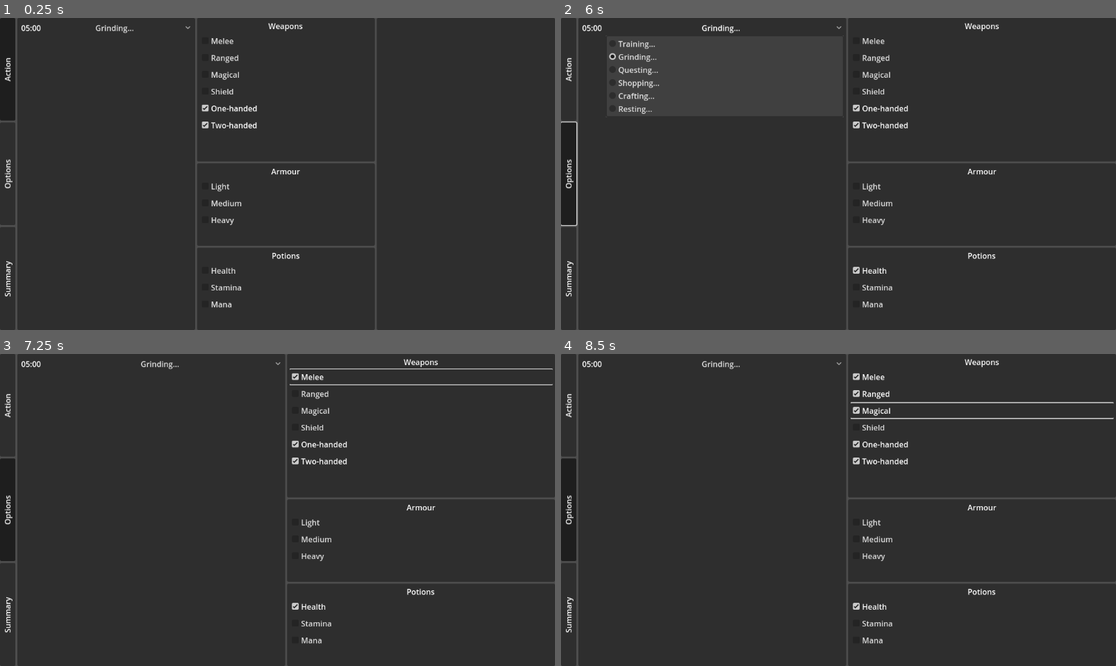
Above: before the commit, frames 1-4 (two rows, left to right).
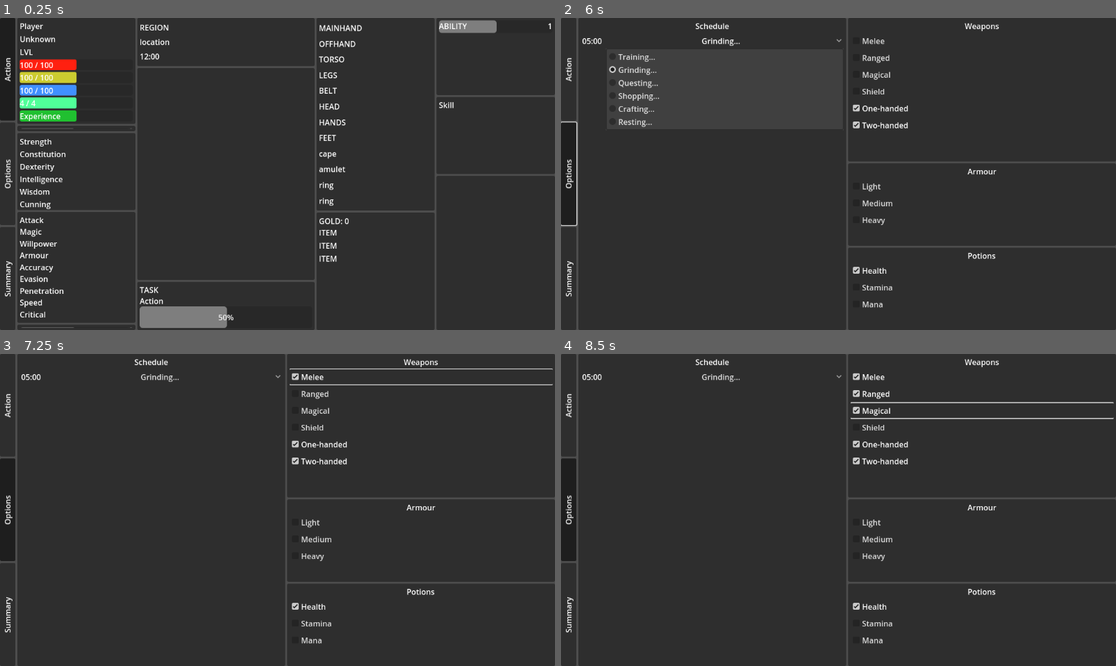
Above: after the commit, the same moments.

Repository: V-ktor/RNG-quest
Game: Godot game, scene res://gui/main.tscn
Two runs of this game, one before a commit and one after it. Both use one fixed random seed, a clock stepped at 60 frames per second and the inputs below. This scene is started directly instead of the project's main scene.
Inputs:
- Up to frame 1 (0.25 s): no input
- Up to frame 2 (6 s): click "Action" at 0.5 s; click "Summary" at 1.25 s; click "Action" at 2 s; click "Summary" at 2.75 s; click "Action" at 3.5 s; click "Summary" at 4.25 s; click "Options" at 5 s; click "Grinding..." at 5.75 s
- Up to frame 3 (7.25 s): click "Melee" at 6.5 s
- Up to frame 4 (8.5 s): click "Ranged" at 7.25 s; click "Magical" at 8 s

The runs differ from the first frame. In frame 1, 9.1% of the frame differs, in the area x 3-100%, y 0-100%; in frame 2, 0.8%; in frame 3, 0.3%; in frame 4, 0.3%.
Error before the commit: Invalid access to property or key 'valid_weapon_subtypes' on a base object of type 'Nil'. (res://gui/main.gd:3199)
Error after the commit: Invalid access to property or key 'valid_weapon_subtypes' on a base object of type 'Nil'. (res://gui/main.gd:3194)

Commit message:
Minor changes.

Diff:
--- a/gui/main.gd
+++ b/gui/main.gd
@@ -858,10 +858,12 @@
 	var time_zone:= Time.get_time_zone_from_system()
 	var data:= Time.get_time_dict_from_unix_time(int(current_time + 60*time_zone.bias))
 	var hour: int = data.hour
-	var index:= timetable.size()-1
+	var index:= timetable.size()
 	for i in range(timetable.size()-1,-1,-1):
 		if timetable.keys()[i]>=hour && i<=index:
 			index = i
+	if index>=timetable.size():
+		index = timetable.size()-2
 	return index
 
 func pick_random_materials(dict: Dictionary) -> Array:
@@ -2960,15 +2962,8 @@
 						add_ability_exp(a, _exp/skill.slots[s].size())
 		action_done(current_action)
 		return
-	elif current_task=="sleeping":
-		var time_zone:= Time.get_time_zone_from_system()
-		var time_data:= Time.get_time_dict_from_unix_time(int(current_time + 60*time_zone.bias))
-		if time_data.hour>=5 && time_data.hour<23:
-			action_done(current_action)
-			start_task((current_task_ID+1)%timetable.size())
-			return
-
-	delta = clamp(player.delay, delta, time-current_time)
+
+	delta = clamp(player.delay, delta, abs(time-current_time))
 
 	current_time += delta
 	player.update(delta)
--- a/gui/main.tscn
+++ b/gui/main.tscn
@@ -135,7 +135,6 @@
 vertical_alignment = 1
 
 [node name="VBoxContainer1" type="VBoxContainer" parent="HBoxContainer"]
-visible = false
 clip_contents = true
 layout_mode = 2
 size_flags_horizontal = 3
@@ -496,7 +495,6 @@
 horizontal_alignment = 2
 
 [node name="VBoxContainer2" type="VBoxContainer" parent="HBoxContainer"]
-visible = false
 clip_contents = true
 layout_mode = 2
 size_flags_horizontal = 3
@@ -595,7 +593,6 @@
 value = 50.0
 
 [node name="VBoxContainer3" type="VBoxContainer" parent="HBoxContainer"]
-visible = false
 clip_contents = true
 layout_mode = 2
 size_flags_horizontal = 3
@@ -746,6 +743,7 @@
 [node name="VBoxContainer" type="VBoxContainer" parent="HBoxContainer/VBoxContainer3/Inventory/ScrollContainer"]
 layout_mode = 2
 size_flags_horizontal = 3
+size_flags_vertical = 3
 
 [node name="Potions" type="VBoxContainer" parent="HBoxContainer/VBoxContainer3/Inventory/ScrollContainer/VBoxContainer"]
 layout_mode = 2
@@ -778,7 +776,6 @@
 text = "ITEM"
 
 [node name="VBoxContainer4" type="VBoxContainer" parent="HBoxContainer"]
-visible = false
 clip_contents = true
 layout_mode = 2
 size_flags_horizontal = 3
@@ -881,6 +878,7 @@
 scroll_following = true
 
 [node name="VBoxContainer5" type="VBoxContainer" parent="HBoxContainer"]
+visible = false
 clip_contents = true
 layout_mode = 2
 size_flags_horizontal = 3
@@ -908,6 +906,12 @@
 layout_mode = 2
 size_flags_horizontal = 3
 size_flags_vertical = 3
+
+[node name="Label" type="Label" parent="HBoxContainer/VBoxContainer5/Timetable/ScrollContainer/VBoxContainer1"]
+layout_mode = 2
+text = "SCHEDULE"
+horizontal_alignment = 1
+vertical_alignment = 1
 
 [node name="HBoxContainer0" type="HBoxContainer" parent="HBoxContainer/VBoxContainer5/Timetable/ScrollContainer/VBoxContainer1"]
 layout_mode = 2
@@ -942,6 +946,7 @@
 popup/item_5/id = 5
 
 [node name="VBoxContainer6" type="VBoxContainer" parent="HBoxContainer"]
+visible = false
 clip_contents = true
 layout_mode = 2
 size_flags_horizontal = 3
@@ -1073,6 +1078,7 @@
 text = "MANA"
 
 [node name="VBoxContainer7" type="VBoxContainer" parent="HBoxContainer"]
+visible = false
 clip_contents = true
 layout_mode = 2
 size_flags_horizontal = 3
--- a/translations/ui.csv
+++ b/translations/ui.csv
@@ -268,6 +268,7 @@
 TWO_HANDED,Two-handed
 MEDIUM,Medium
 HEAVY,Heavy
+SCHEDULE,Schedule
 WEAPONS,Weapons
 POTIONS,Potions
 HEALTHC,Health
Binary file changed: translations/ui.en.translation
